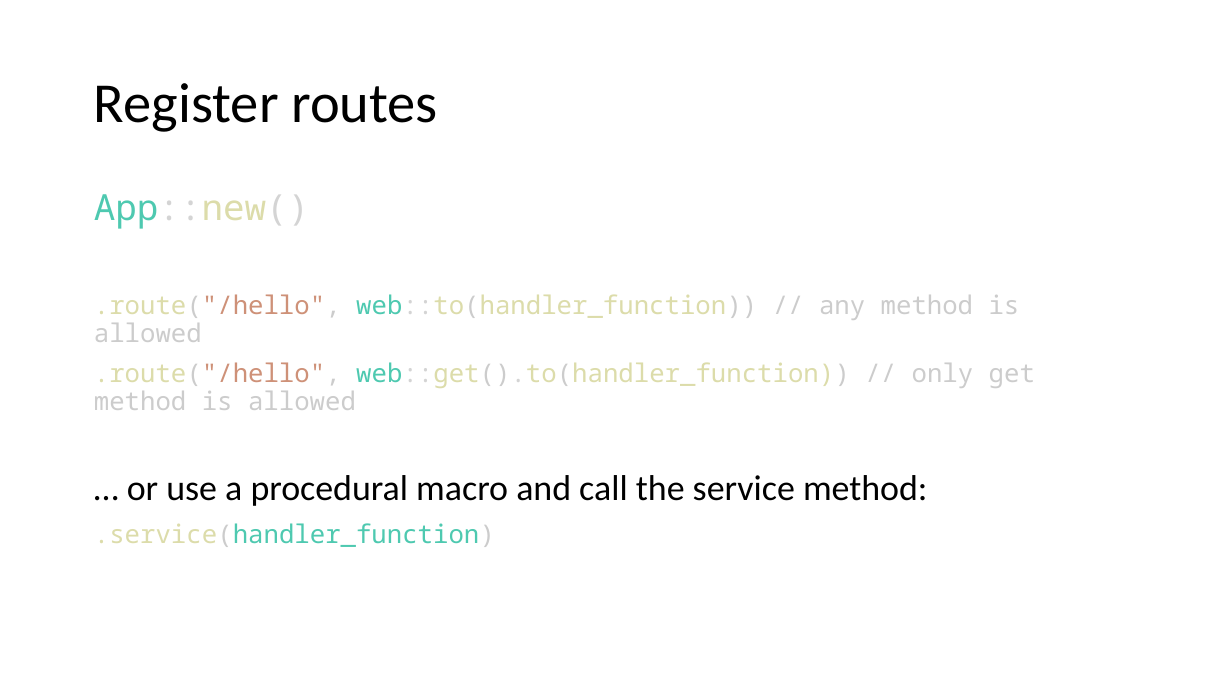
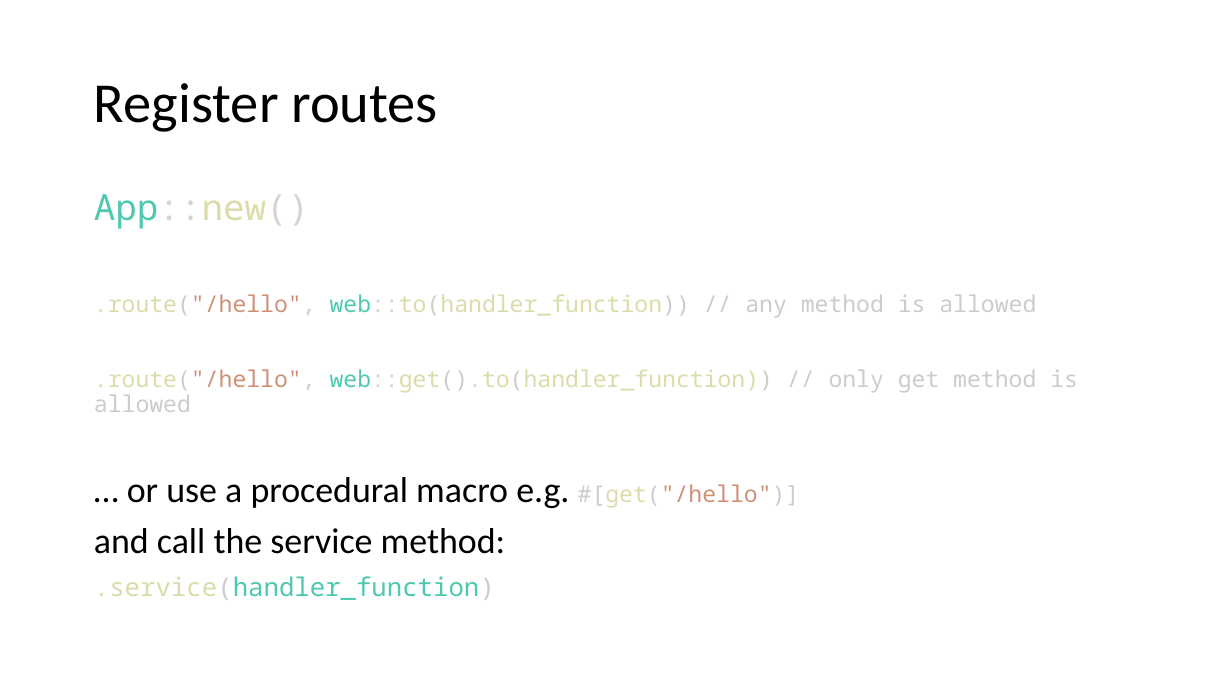
Before and after one commit to floscodes/actix_talk, a slide deck: slide 5 of Pres.pptx. Drawn at 1232x693 pixels with LibreOffice and Linux fonts; fonts in the diff are those of the drawing. Boxes give left, top, right and bottom in pixels: in the first picture for what was removed or moved away, otherwise in the second. Text is boxed around its words. In the diff, an @@ line names an element or a change of style, - is before the commit and + after.

```diff
--- a/Pres.pptx
+++ b/Pres.pptx
@@ text at bbox=[94, 294, 1078, 412]: size 20 to 18 pt in ".route("/hello", web::to(handler_function)) // any method is ...", ".route("/hello", web::get().to(handler_function)) // only ge ..." @@
@@ text at bbox=[94, 477, 800, 554]: text changed @@
-… or use a procedural macro and call the service method:
+… or use a procedural macro e.g. #[get("/hello")]
+and call the service method:
```
Also in this commit, not shown: 1 other slide changed, 1 slide added, 2 slides removed, 1 other file.
